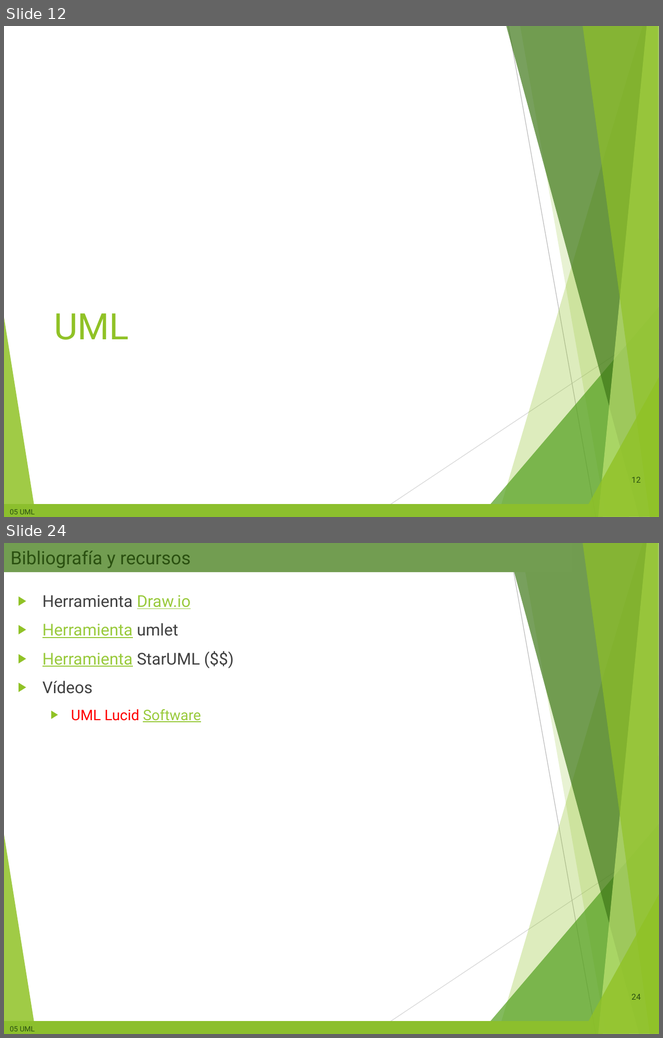
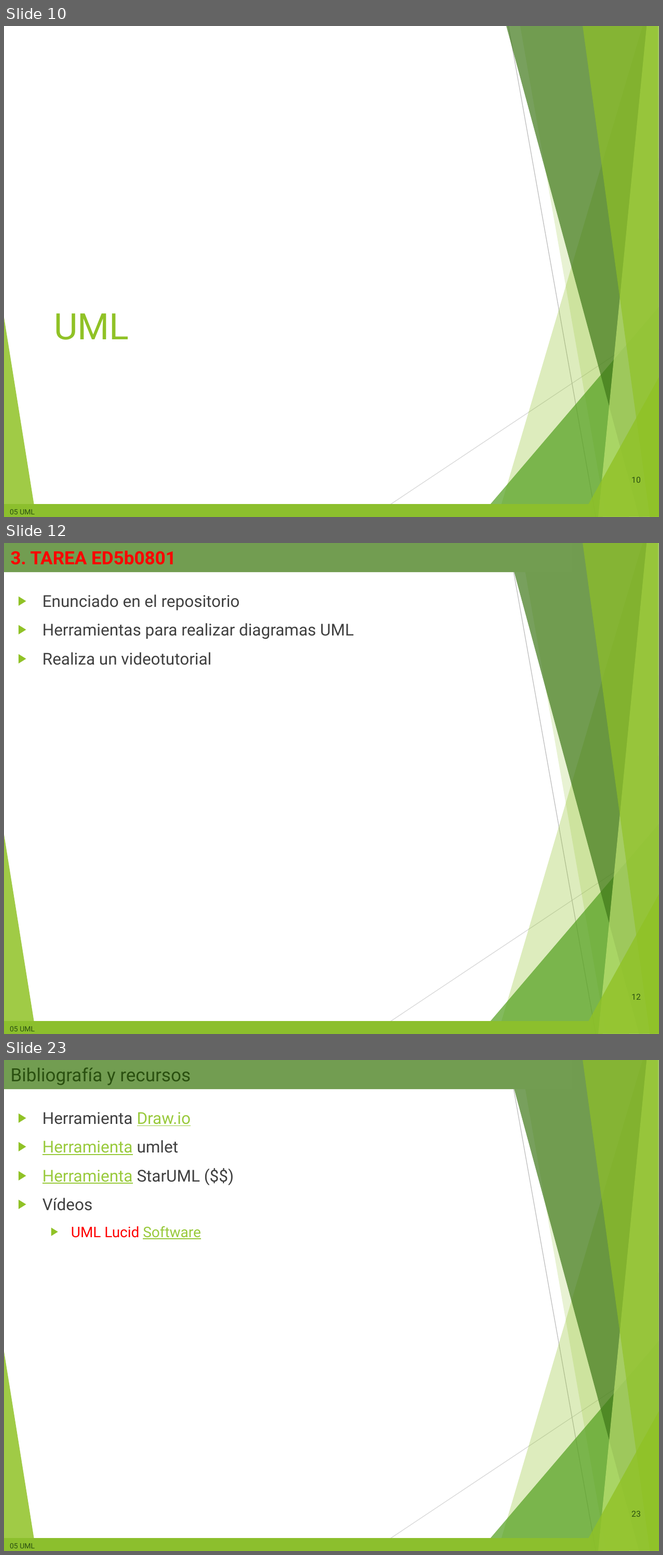
Before and after one commit to miGUITel/ED, a slide deck: 00 PRESENTACIONES compartida alumnos/ED05 - UML Diagramas de clases.pptx. Shown one above the other, each under a label of ours: slides 12 and 24 before the commit, slides 10, 12 and 23 after it; the slides between them are not shown. The pictures are 663x1038 and 663x1555 pixels, drawn with LibreOffice and Linux fonts; fonts in the diff are those of the drawing; background and template pictures are left out. Boxes give left, top, right and bottom in pixels: in the first picture for what was removed or moved away, otherwise in the second. Text is boxed around its words. In the diff, an @@ line names an element or a change of style, - is before the commit and + after.

```diff
--- a/00 PRESENTACIONES compartida alumnos/ED05 - UML Diagramas de clases.pptx
+++ b/00 PRESENTACIONES compartida alumnos/ED05 - UML Diagramas de clases.pptx
@@ slide 12 added at bbox=[4, 543, 659, 1034], background #FFFFFF; not listed: 11 template elements that a slide beside it also shows @@
@@ title added at bbox=[4, 543, 573, 573], fill #729D51, 20 pt, text #FF0000, bold @@
+3. TAREA ED5b0801
@@ text added at bbox=[42, 594, 354, 665], 18 pt, text #404040 @@
+▶ Enunciado en el repositorio
+▶ Herramientas para realizar diagramas UML
+▶ Realiza un videotutorial
@@ page number added at bbox=[632, 994, 641, 1000], 9 pt, text #2A5010 @@
+12
@@ what was slide 12 is now slide 10 @@
@@ page number at bbox=[632, 477, 641, 483]: text changed @@
-12
+10
@@ what was slide 24 is now slide 23 @@
@@ page number at bbox=[632, 1511, 641, 1517]: text changed @@
-24
+23
```
Also in this commit, not shown: 17 slides changed, 2 other slides added, 4 slides removed, 23 other files.
